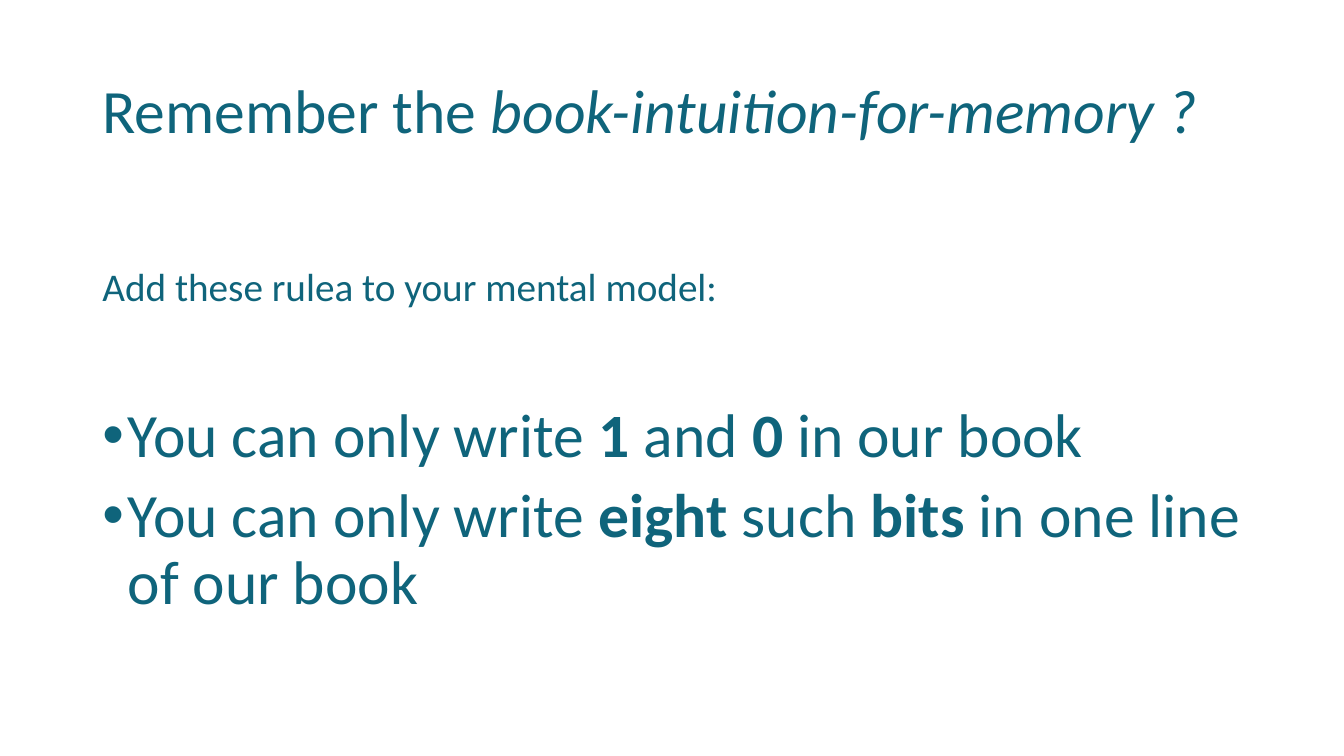
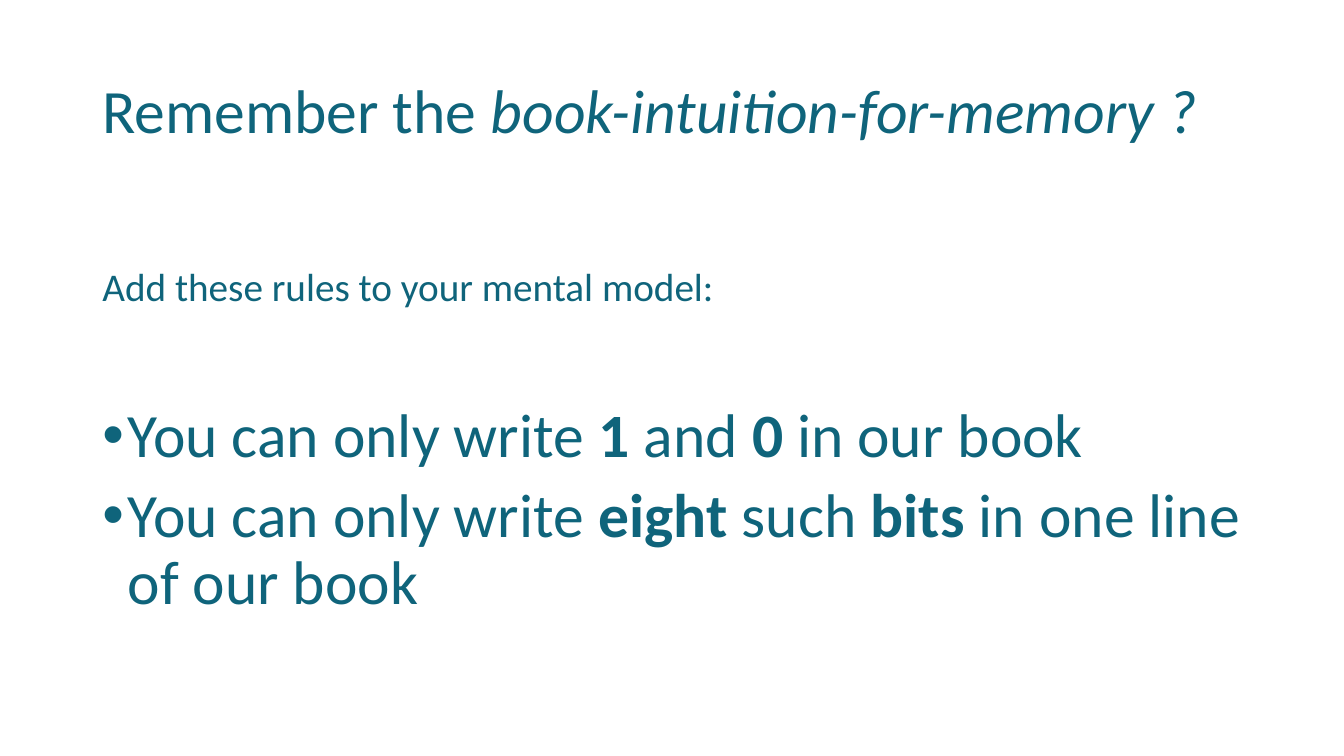
Before and after one commit to uday87j/teach_python, a slide deck: slide 3 of fundamentals/2-State, Data types.pptx. Drawn at 1344x756 pixels with LibreOffice and Linux fonts; fonts in the diff are those of the drawing. Boxes give left, top, right and bottom in pixels: in the first picture for what was removed or moved away, otherwise in the second. Text is boxed around its words. In the diff, an @@ line names an element or a change of style, - is before the commit and + after.

```diff
--- a/fundamentals/2-State, Data types.pptx
+++ b/fundamentals/2-State, Data types.pptx
@@ text at (102,273,713,308): text changed @@
-Add these rulea to your mental model:
+Add these rules to your mental model:
```
Also in this commit, not shown: 1 other slide changed.
